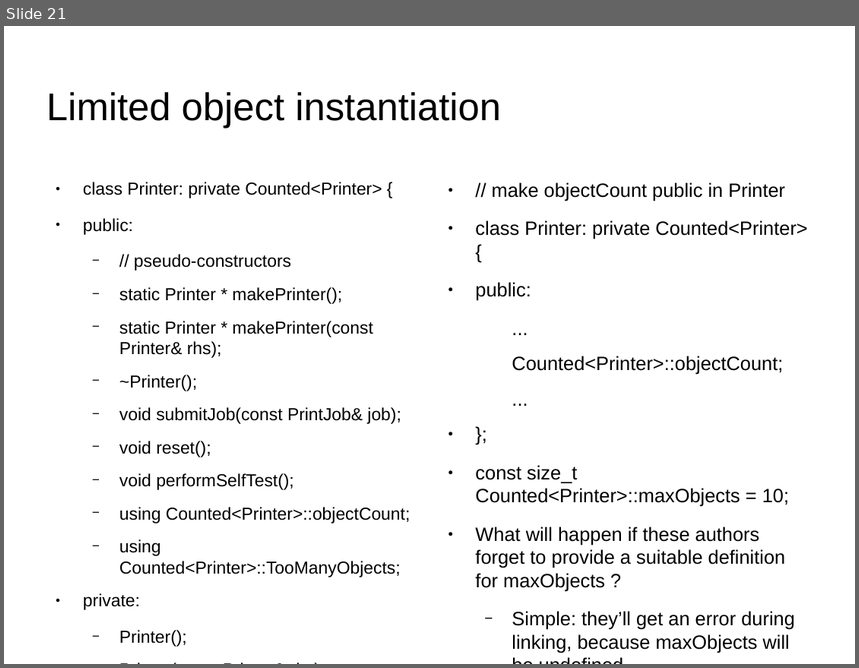
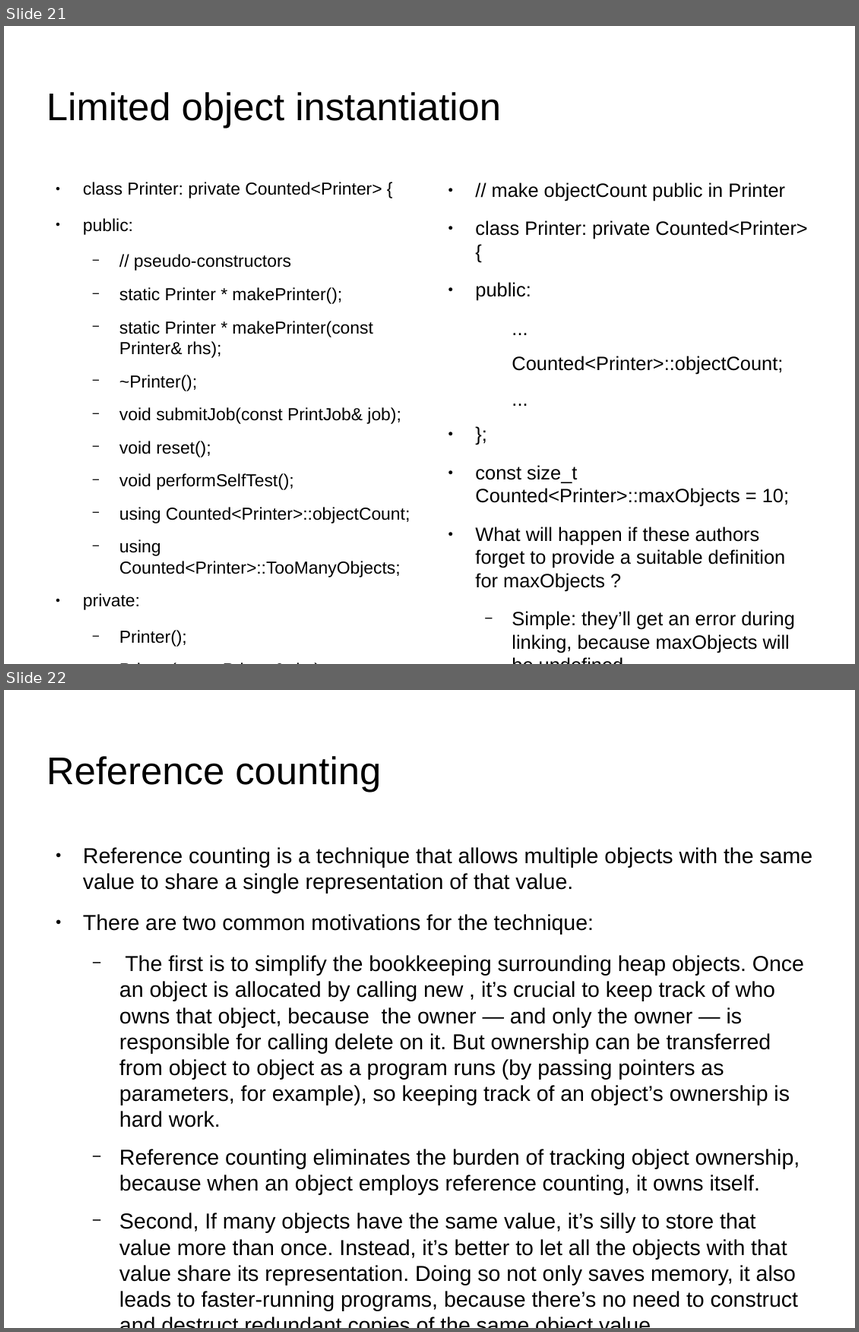
Before and after one commit to kks32/cpp-software-development, a slide deck: Ex19_Lazy_Evaluation_Reference_Counting/Ex19_Lazy_Evaluation_Reference_Counting.odp. Shown one above the other, each under a label of ours: slide 21 before the commit, slides 21 and 22 after it. The pictures are 859x668 and 859x1332 pixels, drawn with LibreOffice and Linux fonts; fonts in the diff are those of the drawing; background and template pictures are left out. Boxes give left, top, right and bottom in pixels: in the first picture for what was removed or moved away, otherwise in the second. Text is boxed around its words. In the diff, an @@ line names an element or a change of style, - is before the commit and + after.

Commit message:
Ex19: Lazy evaluation and reference counting

```diff
--- a/Ex19_Lazy_Evaluation_Reference_Counting/Ex19_Lazy_Evaluation_Reference_Counting.odp
+++ b/Ex19_Lazy_Evaluation_Reference_Counting/Ex19_Lazy_Evaluation_Reference_Counting.odp
@@ slide 22 added at box(4, 690, 855, 1328), background picture (left out) @@
@@ title added at box(47, 756, 381, 792), 36 pt, text #000000 @@
+Reference counting
@@ text added at box(83, 847, 813, 1311), 20.1 pt, text #000000 @@
+● Reference counting is a technique that allows multiple objects with the same value to share a single representation of that value.
+● There are two common motivations for the technique:
+  − The first is to simplify the bookkeeping surrounding heap objects. Once an object is allocated by calling new , it’s crucial to keep track of who owns that object, because the owner — and only the owner — is responsible for calling delete on it. But ownership can be transferred from object to object as a program runs (by passing pointers as parameters, for example), so keeping track of an object’s ownership is hard work.
+  − Reference counting eliminates the burden of tracking object ownership, because when an object employs reference counting, it owns itself.
+  − Second, If many objects have the same value, it’s silly to store that value more than once. Instead, it’s better to let all the objects with that value share its representation. Doing so not only saves memory, it also leads to faster-running programs, because there’s no need to construct and destruct redundant copies of the same object value.
```
Also in this commit, not shown: 1 slide changed, 11 other slides added, 1 other file.
